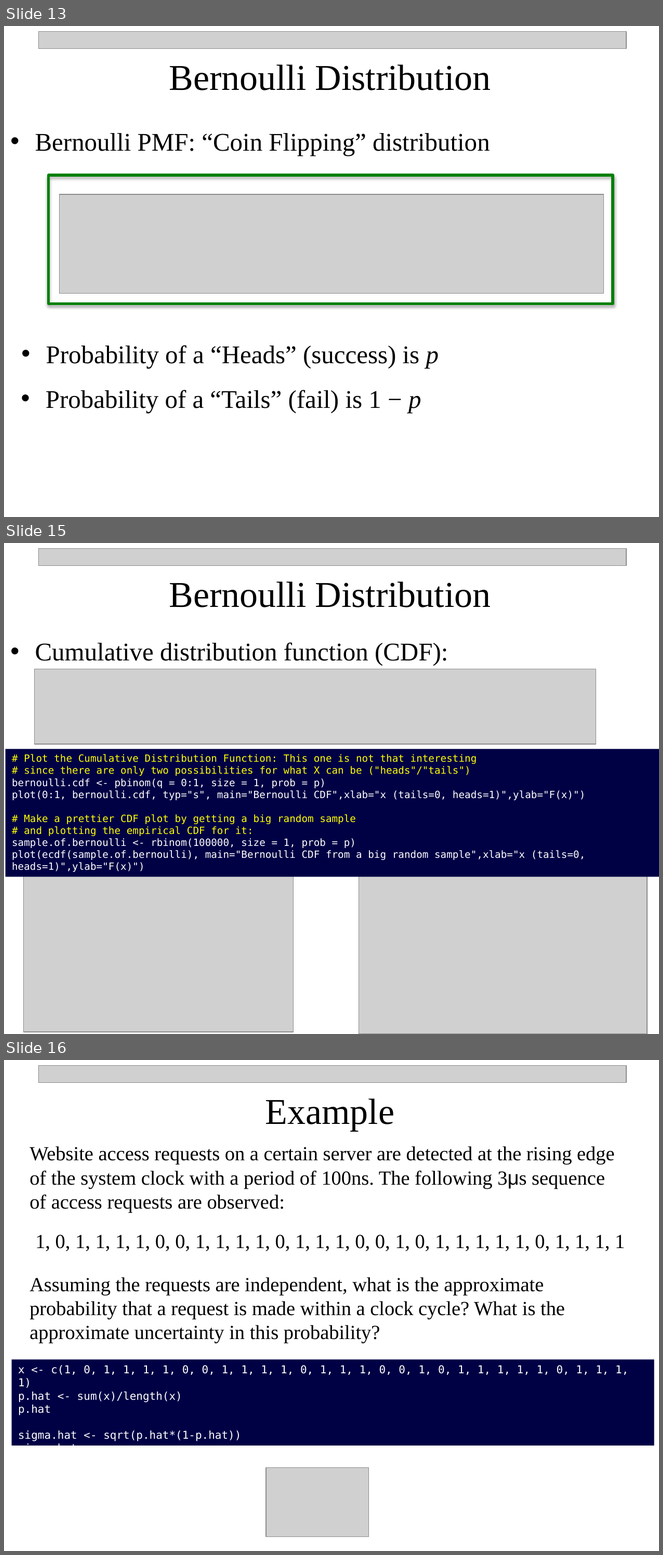
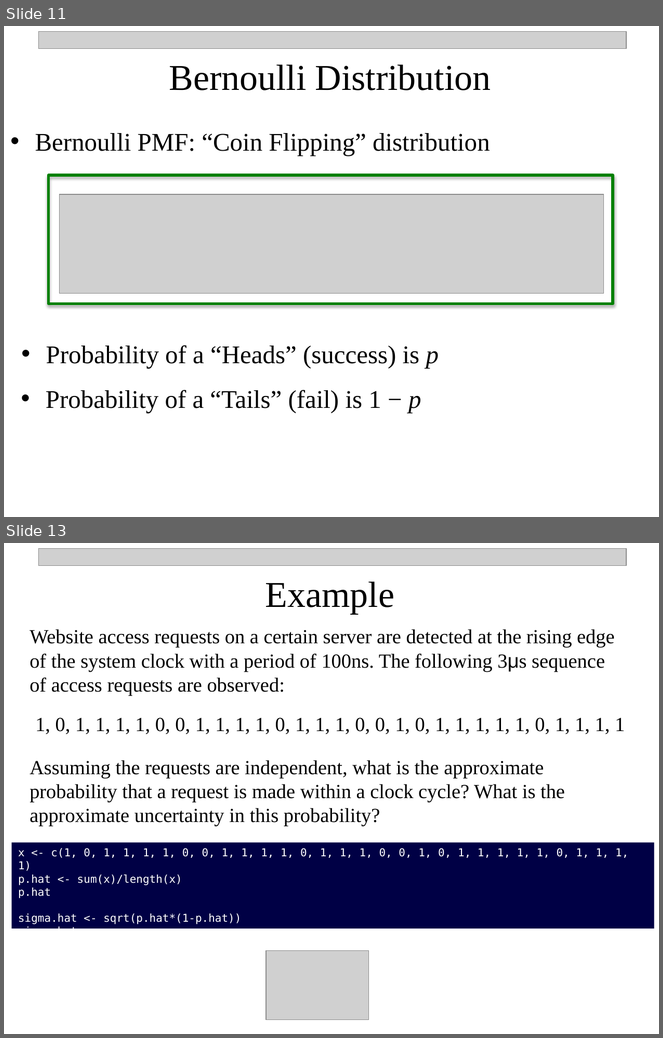
Before and after one commit to npetraco/MATFOS705, a slide deck: Notes/4_Important_Probability_Distributions.pptx. Shown one above the other, each under a label of ours: slides 13, 15 and 16 before the commit, slides 11 and 13 after it; the slides between them are not shown. The pictures are 663x1555 and 663x1038 pixels, drawn with LibreOffice and Linux fonts; fonts in the diff are those of the drawing; grey boxes stand for pictures. Boxes give left, top, right and bottom in pixels: in the first picture for what was removed or moved away, otherwise in the second. Text is boxed around its words. In the diff, an @@ line names an element or a change of style, - is before the commit and + after.

```diff
--- a/Notes/4_Important_Probability_Distributions.pptx
+++ b/Notes/4_Important_Probability_Distributions.pptx
@@ slide 15 removed at [4,543,659,1034], background #FFFFFF @@
@@ picture removed at [39,548,626,565] @@
@@ text removed at [169,581,491,607] @@
-Bernoulli Distribution
@@ text removed at [35,642,448,666] @@
-• Cumulative distribution function (CDF):
@@ picture removed at [35,669,596,744] @@
@@ rectangle removed at [6,749,659,877] @@
-# Plot the Cumulative Distribution Function: This one is not that interesting
-# since there are only two possibilities for what X can be ("heads"/"tails")
-bernoulli.cdf <- pbinom(q = 0:1, size = 1, prob = p)
-plot(0:1, bernoulli.cdf, typ="s", main="Bernoulli CDF",xlab="x (tails=0, heads=1)",ylab="F(x)")
-# Make a prettier CDF plot by getting a big random sample
-# and plotting the empirical CDF for it:
-sample.of.bernoulli <- rbinom(100000, size = 1, prob = p)
-plot(ecdf(sample.of.bernoulli), main="Bernoulli CDF from a big random sample",xlab="x (tails=0, heads=1)",ylab="F(x)")
@@ picture removed at [24,875,294,1032] @@
@@ picture removed at [359,875,647,1034] @@
@@ what was slide 13 is now slide 11 @@
@@ what was slide 16 is now slide 13 @@
```
Also in this commit, not shown: 7 slides changed, 1 slide added, 6 other slides removed.
